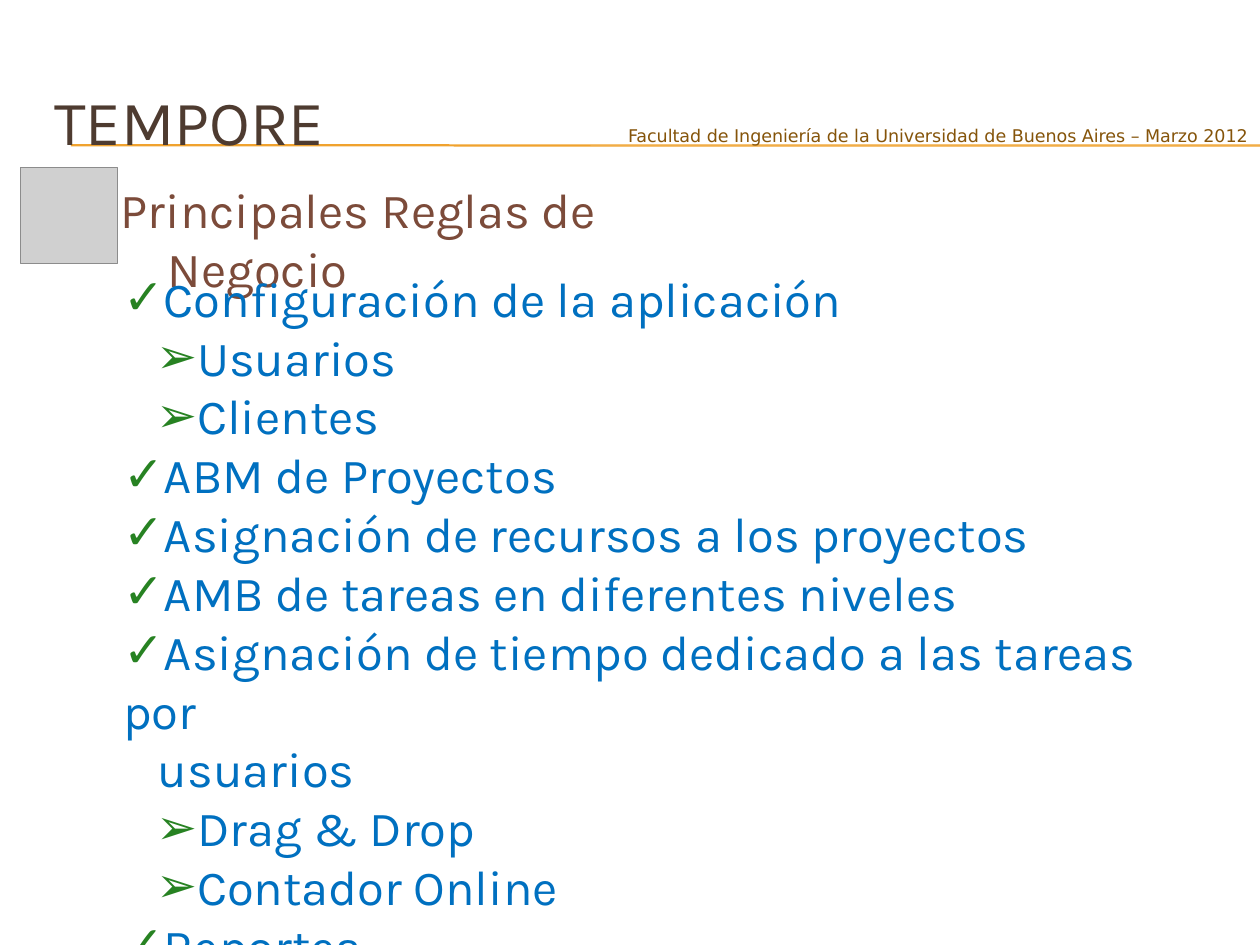
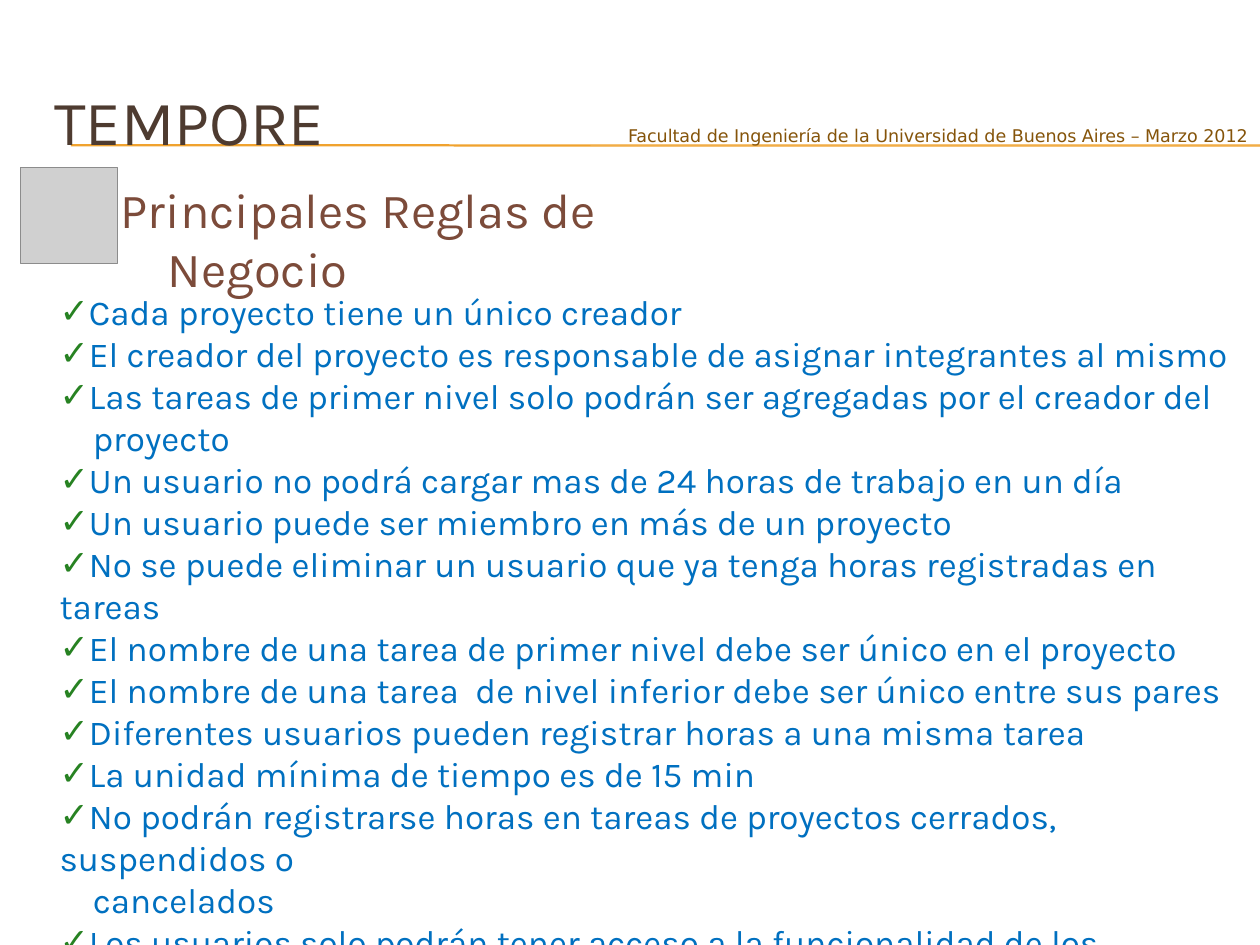
Before and after one commit to joshishimla99/tempore, a slide deck: slide 6 of docs/Presentacion Final/Tempore – Manejá tus tiempos-V2.pptx (slide 9 before the commit). Drawn at 1260x945 pixels with LibreOffice and Linux fonts; fonts in the diff are those of the drawing; grey boxes stand for pictures; background and template pictures are left out. Boxes give left, top, right and bottom in pixels: in the first picture for what was removed or moved away, otherwise in the second. Text is boxed around its words. In the diff, an @@ line names an element or a change of style, - is before the commit and + after.

```diff
--- a/docs/Presentacion Final/Tempore – Manejá tus tiempos-V2.pptx
+++ b/docs/Presentacion Final/Tempore – Manejá tus tiempos-V2.pptx
@@ text at (x1=60, y1=293, x2=1228, y2=914): text changed; size 28 to 20 pt @@
-✓ Configuración de la aplicación
-  ➢ Usuarios
-  ➢ Clientes
-✓ ABM de Proyectos
-✓ Asignación de recursos a los proyectos
-✓ AMB de tareas en diferentes niveles
-✓ Asignación de tiempo dedicado a las tareas por
-usuarios
-  ➢ Drag & Drop
-  ➢ Contador Online
-✓ Reportes
+✓ Cada proyecto tiene un único creador
+✓ El creador del proyecto es responsable de asignar integrantes al mismo
+✓ Las tareas de primer nivel solo podrán ser agregadas por el creador del
+proyecto
+✓ Un usuario no podrá cargar mas de 24 horas de trabajo en un día
+✓ Un usuario puede ser miembro en más de un proyecto
+✓ No se puede eliminar un usuario que ya tenga horas registradas en tareas
+✓ El nombre de una tarea de primer nivel debe ser único en el proyecto
+✓ El nombre de una tarea de nivel inferior debe ser único entre sus pares
+✓ Diferentes usuarios pueden registrar horas a una misma tarea
+✓ La unidad mínima de tiempo es de 15 min
+✓ No podrán registrarse horas en tareas de proyectos cerrados, suspendidos o
+cancelados
+✓ Los usuarios solo podrán tener acceso a la funcionalidad de los proyectos
+a los cuales pertenecen.
```
Also in this commit, not shown: 3 other slides changed.
